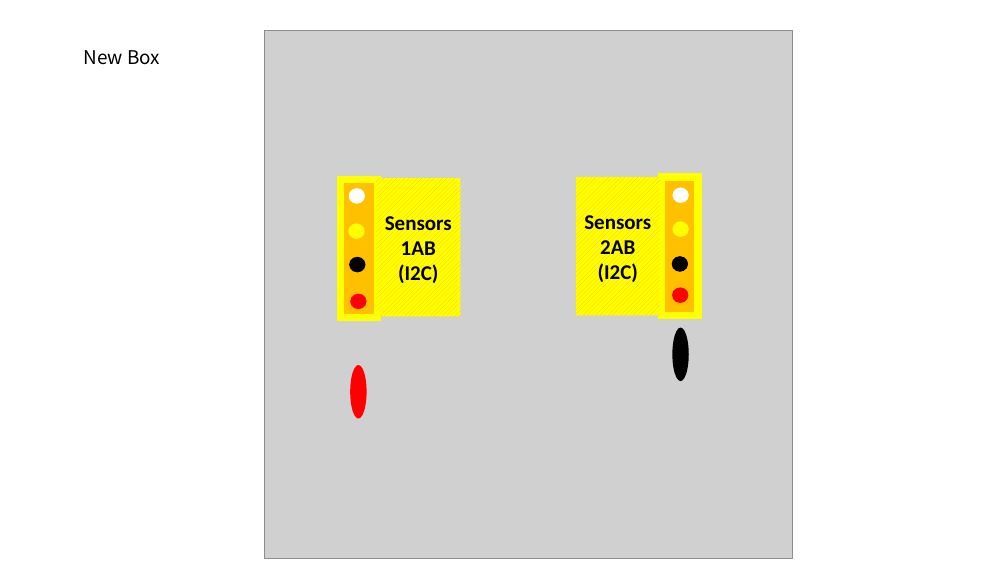
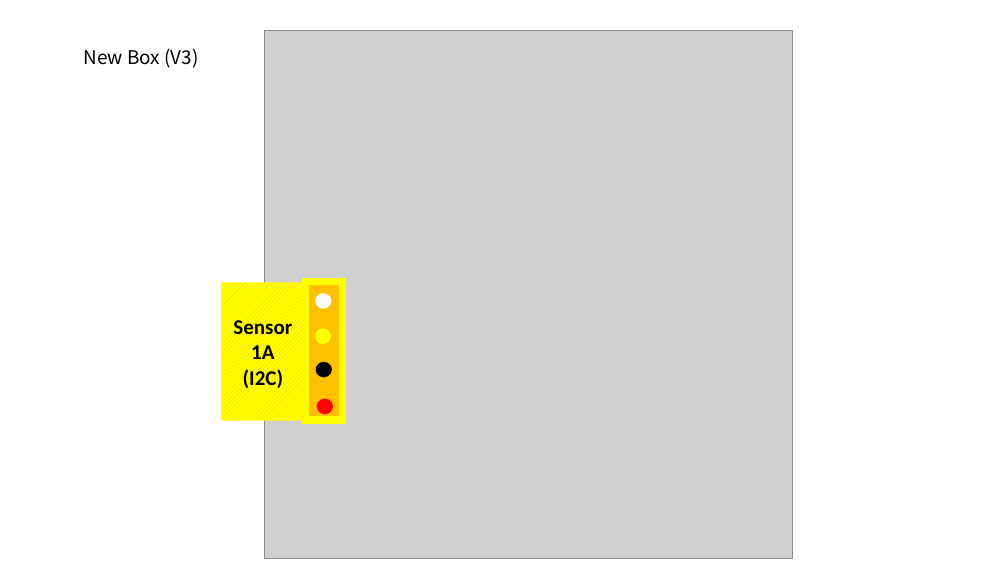
Before and after one commit to jay1han/V2-Documents, a slide deck: slide 7 of Wirings.pptx. Drawn at 1008x567 pixels with LibreOffice and Linux fonts; fonts in the diff are those of the drawing; grey boxes stand for pictures. Boxes give left, top, right and bottom in pixels: in the first picture for what was removed or moved away, otherwise in the second. Text is boxed around its words. In the diff, an @@ line names an element or a change of style, - is before the commit and + after.

```diff
--- a/Wirings.pptx
+++ b/Wirings.pptx
@@ text at (84, 48, 198, 68): text changed @@
-New Box
+New Box (V3)
@@ group removed at (576, 177, 698, 315): 4 ellipses, 2 rectangles @@
-Sensors
-2AB
-(I2C)
@@ rectangle "Sensor": place and size @@
-rectangle "Sensor" at (377, 178, 461, 317)
+rectangle "Sensor" at (221, 282, 305, 420)
@@ rectangle: place and size @@
-rectangle at (341, 179, 377, 318)
+rectangle at (306, 281, 342, 420)
@@ text in rectangle at (233, 320, 292, 359): text changed @@
-Sensors
-1AB
+Sensor
+1A
@@ 4 ellipses: place and size @@
-4 ellipses at (349, 188, 367, 309)
+4 ellipses at (315, 293, 333, 414)
@@ ellipse removed at (672, 327, 689, 381) @@
@@ ellipse removed at (350, 365, 367, 419) @@
```
Also in this commit, not shown: 2 other files.
